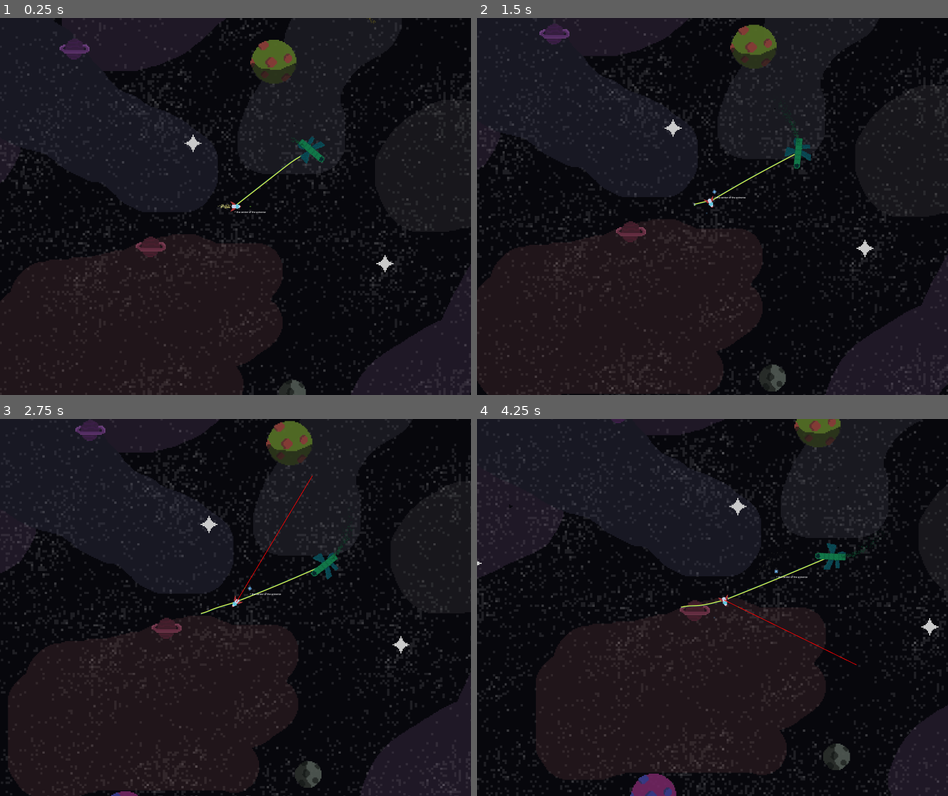
Above: before the commit, frames 1-4 (two rows, left to right).
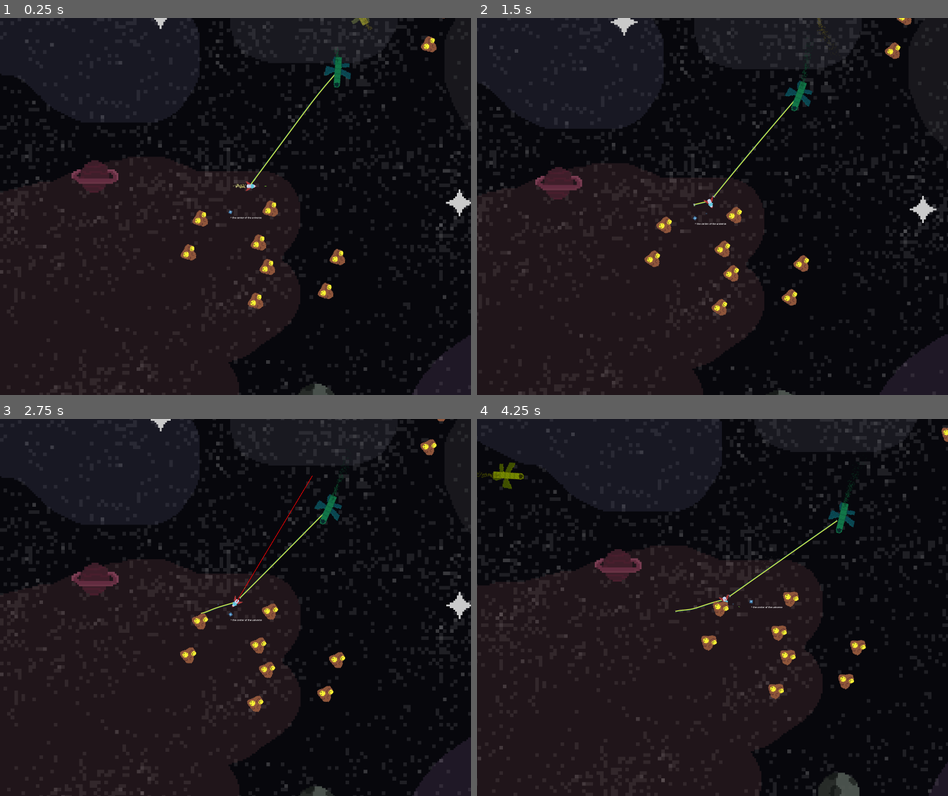
Above: after the commit, the same moments.

Repository: Bromeon/LudumDare54
Game: Godot game, scene res://Scenes/Main/Main.tscn
Two runs of this game, one before a commit and one after it. Both use one fixed random seed, a clock stepped at 60 frames per second and the inputs below. The engine's default icon, where the game draws it, is replaced by a stand-in: a white triangle on a blue panel in a dark square.
Inputs (mouse positions are in pixels of both pictures, inside the frame that each line leads up to):
- Up to frame 1 (0.25 s): no input
- Up to frame 2 (1.5 s): move the mouse to (816, 187) at 0.52 s; hold D (Right) 0.53-1.28 s; hold Right mouse button (ShootLaser) 0.53-1.28 s; move the mouse to (618, 225) at 1.27 s; hold Ctrl (Brake) from 1.28 s (still down); tap Space (ShootTether) at 1.35 s
- Up to frame 3 (2.75 s): move the mouse to (282, 524) at 2.02 s; release Ctrl (Brake) at 2.03 s; hold D (Right) from 2.03 s (still down); hold Right mouse button (ShootLaser) from 2.03 s (still down)
- Up to frame 4 (4.25 s): move the mouse to (688, 682) at 2.77 s; release D (Right) at 2.78 s; release Right mouse button (ShootLaser) at 2.78 s; hold W (Up) 2.78-3.53 s; tap Space (ShootTether) at 2.85 s; move the mouse to (853, 664) at 3.52 s; hold A (Left) from 3.53 s (still down); hold Right mouse button (ShootLaser) from 3.53 s (still down)

The runs differ from the first frame. In frame 1, 20% of the frame differs, in the area x 0-100%, y 0-100%; in frame 2, 18%; in frame 3, 19%; in frame 4, 27%.

Commit message:
LD2: placing paths & mining spots

Diff:
--- a/Scenes/Main/Main.tscn
+++ b/Scenes/Main/Main.tscn
@@ -8,12 +8,10 @@
 [ext_resource type="PackedScene" uid="uid://bk47qpmiqsfv5" path="res://Scenes/SupplyShip/SupplyShip.tscn" id="4_6dkld"]
 [ext_resource type="Curve2D" uid="uid://ddcukk4djcpb8" path="res://Scenes/Universe/Paths/Path1.tres" id="5_kkofb"]
 [ext_resource type="Curve2D" uid="uid://bjwvxslxdup66" path="res://Scenes/Universe/Paths/Path2.tres" id="6_rjk23"]
-[ext_resource type="Texture2D" uid="uid://cq7rs1xmf34tu" path="res://Assets/Sprites/Aim.png" id="6_txt7n"]
 [ext_resource type="Curve2D" uid="uid://cpyrsyofnhv3w" path="res://Scenes/Universe/Paths/Path3.tres" id="7_t62cn"]
 [ext_resource type="Curve2D" uid="uid://bg4ovmglkq2kl" path="res://Scenes/Universe/Paths/Path4.tres" id="8_b64bo"]
 [ext_resource type="PackedScene" uid="uid://d1fv40ekxbg68" path="res://Scenes/PlayerShip/PlayerShip.tscn" id="8_tj2rl"]
-
-[sub_resource type="ShaderMaterial" id="ShaderMaterial_7f26y"]
+[ext_resource type="PackedScene" uid="uid://c4rgrpq3etg1w" path="res://Scenes/MiningSpot/MiningSpot.tscn" id="13_3leab"]
 
 [sub_resource type="Curve2D" id="Curve2D_hkf7s"]
 _data = {
@@ -23,37 +21,68 @@
 
 [sub_resource type="Curve2D" id="Curve2D_iyvpy"]
 _data = {
-"points": PackedVector2Array(526.415, -127.437, -526.415, 127.437, 1496, 235, 492.496, 102.629, -492.496, -102.629, 430, 439, 28.541, 694.497, -28.541, -694.497, -450, -792, -799.62, 399.595, 799.62, -399.595, 629, -3543, -688.393, 863.008, 688.393, -863.008, 7052, -4282, 755.482, 413.377, -755.482, -413.377, 7375, -7552, 1341.54, -1050.66, -1341.54, 1050.66, 4503, -7146, -7.55099, -732.447, 7.55099, 732.447, 2443, -4823, -117.466, -469.864, 117.466, 469.864, 3477, -1986, 224.253, -266.968, -224.253, 266.968, 3219, -787, 113.871, -71.9187, -113.871, 71.9187, 2228, -13, 0, 0, 0, 0, 1496, 235)
+"points": PackedVector2Array(526.415, -127.437, -526.415, 127.437, 1618, -221, 492.496, 102.629, -492.496, -102.629, 464, -279, 28.541, 694.497, -28.541, -694.497, -610, -1492, -799.62, 399.595, 799.62, -399.595, 629, -3543, -688.393, 863.008, 688.393, -863.008, 6783, -4482, 653.888, 667.361, -653.888, -667.361, 6885, -6907, 1341.54, -1050.66, -1341.54, 1050.66, 4503, -7146, -7.55099, -732.447, 7.55099, 732.447, 2443, -4823, -117.466, -469.864, 117.466, 469.864, 3477, -1986, 224.253, -266.968, -224.253, 266.968, 3219, -787, 113.871, -71.9187, -113.871, 71.9187, 2626, -509, 0, 0, 0, 0, 1618, -223, 0, 0, 0, 0, 1618, -221)
+}
+point_count = 13
+
+[sub_resource type="Curve2D" id="Curve2D_tcef8"]
+_data = {
+"points": PackedVector2Array(526.415, -127.437, -526.415, 127.437, 1496, 235, 492.496, 102.629, -492.496, -102.629, 430, 439, 28.541, 694.497, -28.541, -694.497, -450, -792, -799.62, 399.595, 799.62, -399.595, 629, -3543, -688.393, 863.008, 688.393, -863.008, 7052, -4282, 755.482, 413.377, -755.482, -413.377, 6585.05, -7492.96, 1341.54, -1050.66, -1341.54, 1050.66, 4503, -7146, -7.55099, -732.447, 7.55099, 732.447, 2443, -4823, -117.466, -469.864, 117.466, 469.864, 3477, -1986, 224.253, -266.968, -224.253, 266.968, 3219, -787, 113.871, -71.9187, -113.871, 71.9187, 2228, -13, 0, 0, 0, 0, 1496, 235)
 }
 point_count = 12
 
-[sub_resource type="Curve2D" id="Curve2D_tcef8"]
-_data = {
-"points": PackedVector2Array(526.415, -127.437, -526.415, 127.437, 1496, 235, 492.496, 102.629, -492.496, -102.629, 430, 439, 28.541, 694.497, -28.541, -694.497, -450, -792, -799.62, 399.595, 799.62, -399.595, 629, -3543, -688.393, 863.008, 688.393, -863.008, 7052, -4282, 755.482, 413.377, -755.482, -413.377, 7375, -7552, 1341.54, -1050.66, -1341.54, 1050.66, 4503, -7146, -7.55099, -732.447, 7.55099, 732.447, 2443, -4823, -117.466, -469.864, 117.466, 469.864, 3477, -1986, 224.253, -266.968, -224.253, 266.968, 3219, -787, 113.871, -71.9187, -113.871, 71.9187, 2228, -13, 0, 0, 0, 0, 1496, 235)
-}
-point_count = 12
-
 [sub_resource type="Curve2D" id="Curve2D_lkgte"]
 _data = {
-"points": PackedVector2Array(-111, 177, 111, -177, -239, -263, -113, 22, 113, -22, -319, -847, 0, 0, 0, 0, 92, -851, -146, -76, 146, 76, 1181, -593, 288.841, -258.246, -288.841, 258.246,  …(143 unchanged characters)…
+"points": PackedVector2Array(-111, 177, 111, -177, -239, -263, -113, 22, 113, -22, -319, -847, 0, 0, 0, 0, 92, -851, 0, 0, 0, 0, 578.061, -773.724, -146, -76, 146, 76, 1181, -593, 0, 0, 0, 0, 1090.41, -334.875, 288.841, -258.246, -288.841, 258.246,  …(143 unchanged characters)…
+}
+point_count = 11
+
+[sub_resource type="Curve2D" id="Curve2D_1kdb4"]
+_data = {
+"points": PackedVector2Array(-111, 177, 111, -177, -239, -263, -148.919, 156.695, 148.919, -156.695, -319, -847, 0, 0, 0, 0, 376, -829, -28.4014, -165.09, 28.4014, 165.09, 942, -497, 100.388, -118.429, -100.388, 118.429, 403, -155, 195.797, -28.9797, -195.797, 28.9797, 457, 339, 441, -16, -441, 16, -219, 396, 0, 0, 0, 0, -385, -17, -72.3065, 121.007, 72.3065, -121.007, -239, -263)
 }
 point_count = 9
 
-[sub_resource type="Curve2D" id="Curve2D_x4e4n"]
+[sub_resource type="Curve2D" id="Curve2D_irqfa"]
+_data = {
+"points": PackedVector2Array(-111, 177, 111, -177, -239, -263, -148.919, 156.695, 148.919, -156.695, -319, -847, 0, 0, 0, 0, 376, -829, -28.4014, -165.09, 28.4014, 165.09, 942, -497, 0, 0, 0, 0, 695.16, -272.705, 100.388, -118.429, -100.388, 118.429, 403, -155, 195.797, -28.9797, -195.797, 28.9797, 457, 339, 441, -16, -441, 16, -219, 396, 0, 0, 0, 0, -385, -17, -72.3065, 121.007, 72.3065, -121.007, -239, -263)
+}
+point_count = 10
+
+[sub_resource type="Curve2D" id="Curve2D_jx6ov"]
 _data = {
 "points": PackedVector2Array(-111, 177, 111, -177, -239, -263, -148.919, 156.695, 148.919, -156.695, -319, -847, 0, 0,  …(264 unchanged characters)…
 }
 point_count = 9
+
+[sub_resource type="Curve2D" id="Curve2D_2m1a7"]
+_data = {
+"points": PackedVector2Array(-111, 177, 111, -177, -239, -263, -148.919, 156.695, 148.919, -156.695, -319, -847, 0, 0, 0, 0, 376, -829, -28.4014, -165.09, 28.4014, 165.09, 942, -497, 100.388, -118.429, -100.388, 118.429, 627, -163, 195.797, -28.9797, -195.797, 28.9797, 813, 579, 441, -16, -441, 16, -219, 396, 260.215, 141.421, -260.215, -141.421, -911, 370, -141.421, 181.019, 141.421, -181.019, -916, -145, -72.3065, 121.007, 72.3065, -121.007, -239, -263)
+}
+point_count = 10
+
+[sub_resource type="Curve2D" id="Curve2D_1vr4f"]
+_data = {
+"points": PackedVector2Array(-111, 177, 111, -177, -239, -263, -148.919, 156.695, 148.919, -156.695, -319, -847, 0, 0, 0, 0, 376, -829, -28.4014, -165.09, 28.4014, 165.09, 942, -497, 100.388, -118.429, -100.388, 118.429, 627, -163, 195.797, -28.9797, -195.797, 28.9797, 813, 579, 441, -16, -441, 16, -219, 396, 260.215, 141.421, -260.215, -141.421, -911, 370, -141.421, 181.019, 141.421, -181.019, -916, -145, -72.3065, 121.007, 72.3065, -121.007, -239, -263)
+}
+point_count = 10
+
+[sub_resource type="Curve2D" id="Curve2D_ujvim"]
+_data = {
+"points": PackedVector2Array(-111, 177, 111, -177, -239, -263, -148.919, 156.695, 148.919, -156.695, -319, -847, 0, 0, 0, 0, 376, -829, -28.4014, -165.09, 28.4014, 165.09, 942, -497, 100.388, -118.429, -100.388, 118.429, 627, -163, 195.797, -28.9797, -195.797, 28.9797, 813, 579, 441, -16, -441, 16, -219, 396, 260.215, 141.421, -260.215, -141.421, -911, 370, -141.421, 181.019, 141.421, -181.019, -916, -145, -72.3065, 121.007, 72.3065, -121.007, -239, -263)
+}
+point_count = 10
 
 [node name="Main" type="Node"]
 script = ExtResource("1_2w541")
 
 [node name="Background" parent="." instance=ExtResource("1_vmh7m")]
 unique_name_in_owner = true
-offset_left = -4606.0
-offset_top = -3952.0
-offset_right = 3254.0
-offset_bottom = 4228.0
+offset_left = -7208.0
+offset_top = -6826.0
+offset_right = 1291.0
+offset_bottom = 1993.0
+scale = Vector2(1.41709, 1.41709)
 
 [node name="2DRoot" type="Node2D" parent="."]
 script = ExtResource("2_vx87s")
@@ -83,22 +112,6 @@
 scale = Vector2(0.1, 0.1)
 texture = ExtResource("2_kqnnd")
 
-[node name="TextureRect" type="TextureRect" parent="2DRoot"]
-visible = false
-material = SubResource("ShaderMaterial_7f26y")
-offset_left = -2730.0
-offset_top = -3802.0
-offset_right = -2690.0
-offset_bottom = -3762.0
-scale = Vector2(39.8215, 31.9343)
-texture = ExtResource("6_txt7n")
-
-[node name="ColorRect" type="ColorRect" parent="2DRoot/TextureRect"]
-layout_mode = 0
-offset_right = 40.0
-offset_bottom = 40.0
-color = Color(0.188235, 0, 0.313726, 1)
-
 [node name="SupplyPaths" type="Node2D" parent="2DRoot"]
 
 [node name="Supply1" parent="2DRoot/SupplyPaths" instance=ExtResource("4_6dkld")]
@@ -106,9 +119,10 @@
 curve = ExtResource("5_kkofb")
 color = Color(0.141176, 0.533333, 0.933333, 1)
 effect_radius = 200.0
-speed = 15.0
+speed = 100.0
 
 [node name="Supply2" parent="2DRoot/SupplyPaths" instance=ExtResource("4_6dkld")]
+position = Vector2(66, -96)
 curve = ExtResource("6_rjk23")
 color = Color(0.109804, 0.662745, 0.388235, 1)
 effect_radius = 250.0
@@ -119,25 +133,28 @@
 curve = ExtResource("7_t62cn")
 color = Color(0.827451, 0.752941, 0.247059, 1)
 effect_radius = 250.0
-speed = 300.0
+speed = 100.0
 
 [node name="Supply4" parent="2DRoot/SupplyPaths" instance=ExtResource("4_6dkld")]
 position = Vector2(-2170, 2370)
 curve = ExtResource("8_b64bo")
 color = Color(0.556863, 0.211765, 0.505882, 1)
 effect_radius = 400.0
-speed = 40.0
+speed = 100.0
 
 [node name="Supply5" parent="2DRoot/SupplyPaths" instance=ExtResource("4_6dkld")]
 position = Vector2(1409, 1712)
 curve = SubResource("Curve2D_hkf7s")
+color = Color(0, 0.952941, 0.878431, 1)
+effect_radius = 500.0
+speed = 100.0
 
 [node name="Rocket1" parent="2DRoot/SupplyPaths" instance=ExtResource("4_6dkld")]
 position = Vector2(-3267, 4277)
 curve = SubResource("Curve2D_iyvpy")
 color = Color(1, 0, 0, 1)
 effect_radius = 500.0
-speed = 1000.0
+speed = 500.0
 
 [node name="Rocket2" parent="2DRoot/SupplyPaths" instance=ExtResource("4_6dkld")]
 position = Vector2(-3753, -2658)
@@ -145,15 +162,265 @@
 curve = SubResource("Curve2D_tcef8")
 color = Color(1, 0, 0, 1)
 effect_radius = 500.0
-speed = 1000.0
-
-[node name="SupplyShip" parent="2DRoot/SupplyPaths" instance=ExtResource("4_6dkld")]
-position = Vector2(3264, -2619)
+speed = 500.0
+
+[node name="Supply6" parent="2DRoot/SupplyPaths" instance=ExtResource("4_6dkld")]
+position = Vector2(3353, -1068)
+rotation = -2.21333
 curve = SubResource("Curve2D_lkgte")
-
-[node name="SupplyShip2" parent="2DRoot/SupplyPaths" instance=ExtResource("4_6dkld")]
-position = Vector2(-3770, -2907)
-curve = SubResource("Curve2D_x4e4n")
+color = Color(1, 0.509804, 0.219608, 1)
+effect_radius = 500.0
+speed = 500.0
+
+[node name="Supply7" parent="2DRoot/SupplyPaths" instance=ExtResource("4_6dkld")]
+position = Vector2(-2575, -2877)
+curve = SubResource("Curve2D_1kdb4")
+color = Color(0.717647, 0.752941, 0, 1)
+effect_radius = 500.0
+speed = 100.0
+
+[node name="Supply8" parent="2DRoot/SupplyPaths" instance=ExtResource("4_6dkld")]
+position = Vector2(-3804, 1346)
+rotation = 1.50334
+curve = SubResource("Curve2D_irqfa")
+color = Color(0.717647, 0.752941, 0, 1)
+effect_radius = 500.0
+speed = 100.0
+
+[node name="Supply9" parent="2DRoot/SupplyPaths" instance=ExtResource("4_6dkld")]
+position = Vector2(-3769, -558)
+curve = SubResource("Curve2D_jx6ov")
+color = Color(0.717647, 0.752941, 0, 1)
+effect_radius = 500.0
+speed = 100.0
+
+[node name="Supply10" parent="2DRoot/SupplyPaths" instance=ExtResource("4_6dkld")]
+position = Vector2(-1210, -634)
+curve = SubResource("Curve2D_2m1a7")
+color = Color(0.717647, 0.752941, 0, 1)
+effect_radius = 500.0
+speed = 100.0
+
+[node name="Supply11" parent="2DRoot/SupplyPaths" instance=ExtResource("4_6dkld")]
+position = Vector2(3337, 2699)
+curve = SubResource("Curve2D_1vr4f")
+color = Color(0.717647, 0.752941, 0, 1)
+effect_radius = 500.0
+speed = 100.0
+
+[node name="Supply12" parent="2DRoot/SupplyPaths" instance=ExtResource("4_6dkld")]
+position = Vector2(1311, 4050)
+curve = SubResource("Curve2D_ujvim")
+color = Color(0.717647, 0.752941, 0, 1)
+effect_radius = 500.0
+speed = 100.0
+
+[node name="Supply13" parent="2DRoot/SupplyPaths" instance=ExtResource("4_6dkld")]
+position = Vector2(-3362, 3972)
+curve = SubResource("Curve2D_ujvim")
+color = Color(0.717647, 0.752941, 0, 1)
+effect_radius = 500.0
+speed = 100.0
+
+[node name="Supply14" parent="2DRoot/SupplyPaths" instance=ExtResource("4_6dkld")]
+position = Vector2(1893, -3658)
+rotation = -3.03633
+curve = SubResource("Curve2D_lkgte")
+color = Color(1, 0.509804, 0.219608, 1)
+effect_radius = 500.0
+speed = 500.0
 
 [node name="PlayerShip" parent="2DRoot" instance=ExtResource("8_tj2rl")]
 MAX_TETHER_LENGTH = 1000.0
+
+[node name="MiningSpot" parent="." instance=ExtResource("13_3leab")]
+position = Vector2(194, 204)
+
+[node name="MiningSpot2" parent="." instance=ExtResource("13_3leab")]
+position = Vector2(650, 533)
+
+[node name="MiningSpot3" parent="." instance=ExtResource("13_3leab")]
+position = Vector2(-282, 271)
+
+[node name="MiningSpot4" parent="." instance=ExtResource("13_3leab")]
+position = Vector2(174, 600)
+
+[node name="MiningSpot5" parent="." instance=ExtResource("13_3leab")]
+position = Vector2(3253, 2186)
+
+[node name="MiningSpot6" parent="." instance=ExtResource("13_3leab")]
+position = Vector2(3709, 2515)
+
+[node name="MiningSpot7" parent="." instance=ExtResource("13_3leab")]
+position = Vector2(2777, 2253)
+
+[node name="MiningSpot8" parent="." instance=ExtResource("13_3leab")]
+position = Vector2(3233, 2582)
+
+[node name="MiningSpot9" parent="." instance=ExtResource("13_3leab")]
+position = Vector2(-3177, 4141)
+
+[node name="MiningSpot10" parent="." instance=ExtResource("13_3leab")]
+position = Vector2(-2721, 4470)
+
+[node name="MiningSpot11" parent="." instance=ExtResource("13_3leab")]
+position = Vector2(-3653, 4208)
+
+[node name="MiningSpot12" parent="." instance=ExtResource("13_3leab")]
+position = Vector2(-3197, 4537)
+
+[node name="MiningSpot13" parent="." instance=ExtResource("13_3leab")]
+position = Vector2(-4035, -1701)
+
+[node name="MiningSpot14" parent="." instance=ExtResource("13_3leab")]
+position = Vector2(-3579, -1372)
+
+[node name="MiningSpot15" parent="." instance=ExtResource("13_3leab")]
+position = Vector2(-4511, -1634)
+
+[node name="MiningSpot16" parent="." instance=ExtResource("13_3leab")]
+position = Vector2(-4055, -1305)
+
+[node name="MiningSpot17" parent="." instance=ExtResource("13_3leab")]
+position = Vector2(1371, -1538)
+
+[node name="MiningSpot18" parent="." instance=ExtResource("13_3leab")]
+position = Vector2(1827, -1209)
+
+[node name="MiningSpot19" parent="." instance=ExtResource("13_3leab")]
+position = Vector2(895, -1471)
+
+[node name="MiningSpot20" parent="." instance=ExtResource("13_3leab")]
+position = Vector2(1351, -1142)
+
+[node name="MiningSpot21" parent="." instance=ExtResource("13_3leab")]
+position = Vector2(3730, -1302)
+
+[node name="MiningSpot22" parent="." instance=ExtResource("13_3leab")]
+position = Vector2(4186, -973)
+
+[node name="MiningSpot23" parent="." instance=ExtResource("13_3leab")]
+position = Vector2(3254, -1235)
+
+[node name="MiningSpot24" parent="." instance=ExtResource("13_3leab")]
+position = Vector2(3710, -906)
+
+[node name="MiningSpot25" parent="." instance=ExtResource("13_3leab")]
+position = Vector2(-2000, 2399)
+
+[node name="MiningSpot26" parent="." instance=ExtResource("13_3leab")]
+position = Vector2(-1544, 2728)
+
+[node name="MiningSpot27" parent="." instance=ExtResource("13_3leab")]
+position = Vector2(-2476, 2466)
+
+[node name="MiningSpot28" parent="." instance=ExtResource("13_3leab")]
+position = Vector2(-2020, 2795)
+
+[node name="MiningSpot29" parent="." instance=ExtResource("13_3leab")]
+position = Vector2(-2858, -3443)
+
+[node name="MiningSpot30" parent="." instance=ExtResource("13_3leab")]
+position = Vector2(-2402, -3114)
+
+[node name="MiningSpot31" parent="." instance=ExtResource("13_3leab")]
+position = Vector2(-3334, -3376)
+
+[node name="MiningSpot32" parent="." instance=ExtResource("13_3leab")]
+position = Vector2(-2878, -3047)
+
+[node name="MiningSpot33" parent="." instance=ExtResource("13_3leab")]
+position = Vector2(274, -26)
+
+[node name="MiningSpot34" parent="." instance=ExtResource("13_3leab")]
+position = Vector2(730, 303)
+
+[node name="MiningSpot35" parent="." instance=ExtResource("13_3leab")]
+position = Vector2(-202, 41)
+
+[node name="MiningSpot36" parent="." instance=ExtResource("13_3leab")]
+position = Vector2(254, 370)
+
+[node name="MiningSpot37" parent="." instance=ExtResource("13_3leab")]
+position = Vector2(3333, 1956)
+
+[node name="MiningSpot38" parent="." instance=ExtResource("13_3leab")]
+position = Vector2(3789, 2285)
+
+[node name="MiningSpot39" parent="." instance=ExtResource("13_3leab")]
+position = Vector2(2857, 2023)
+
+[node name="MiningSpot40" parent="." instance=ExtResource("13_3leab")]
+position = Vector2(3313, 2352)
+
+[node name="MiningSpot41" parent="." instance=ExtResource("13_3leab")]
+position = Vector2(-3097, 3911)
+
+[node name="MiningSpot42" parent="." instance=ExtResource("13_3leab")]
+position = Vector2(-2641, 4240)
+
+[node name="MiningSpot43" parent="." instance=ExtResource("13_3leab")]
+position = Vector2(-3573, 3978)
+
+[node name="MiningSpot44" parent="." instance=ExtResource("13_3leab")]
+position = Vector2(-3117, 4307)
+
+[node name="MiningSpot45" parent="." instance=ExtResource("13_3leab")]
+position = Vector2(-3955, -1931)
+
+[node name="MiningSpot46" parent="." instance=ExtResource("13_3leab")]
+position = Vector2(-3499, -1602)
+
+[node name="MiningSpot47" parent="." instance=ExtResource("13_3leab")]
+position = Vector2(-4431, -1864)
+
+[node name="MiningSpot48" parent="." instance=ExtResource("13_3leab")]
+position = Vector2(-3975, -1535)
+
+[node name="MiningSpot49" parent="." instance=ExtResource("13_3leab")]
+position = Vector2(1451, -1768)
+
+[node name="MiningSpot50" parent="." instance=ExtResource("13_3leab")]
+position = Vector2(1907, -1439)
+
+[node name="MiningSpot51" parent="." instance=ExtResource("13_3leab")]
+position = Vector2(975, -1701)
+
+[node name="MiningSpot52" parent="." instance=ExtResource("13_3leab")]
+position = Vector2(1431, -1372)
+
+[node name="MiningSpot53" parent="." instance=ExtResource("13_3leab")]
+position = Vector2(3810, -1532)
+
+[node name="MiningSpot54" parent="." instance=ExtResource("13_3leab")]
+position = Vector2(4266, -1203)
+
+[node name="MiningSpot55" parent="." instance=ExtResource("13_3leab")]
+position = Vector2(3334, -1465)
+
+[node name="MiningSpot56" parent="." instance=ExtResource("13_3leab")]
+position = Vector2(3790, -1136)
+
+[node name="MiningSpot57" parent="." instance=ExtResource("13_3leab")]
+position = Vector2(-1920, 2169)
+
+[node name="MiningSpot58" parent="." instance=ExtResource("13_3leab")]
+position = Vector2(-1464, 2498)
+
+[node name="MiningSpot59" parent="." instance=ExtResource("13_3leab")]
+position = Vector2(-2396, 2236)
+
+[node name="MiningSpot60" parent="." instance=ExtResource("13_3leab")]
+position = Vector2(-1940, 2565)
+
+[node name="MiningSpot61" parent="." instance=ExtResource("13_3leab")]
+position = Vector2(-2778, -3673)
+
+[node name="MiningSpot62" parent="." instance=ExtResource("13_3leab")]
+position = Vector2(-2322, -3344)
+
+[node name="MiningSpot63" parent="." instance=ExtResource("13_3leab")]
+position = Vector2(-3254, -3606)
+
+[node name="MiningSpot64" parent="." instance=ExtResource("13_3leab")]
+position = Vector2(-2798, -3277)
--- a/Scenes/Universe/Background.tscn
+++ b/Scenes/Universe/Background.tscn
@@ -13,7 +13,7 @@
 shader_parameter/nebulaSpeed = 0.004
 shader_parameter/starsSpeed = 0.008
 shader_parameter/planetsSpeed = 0.006
-shader_parameter/zoom = 1.56
+shader_parameter/zoom = 1.515
 shader_parameter/brightness = 1.0
 shader_parameter/offset = Vector2(0, 0)
 shader_parameter/backgroundTex = ExtResource("2_n70vx")
--- a/Scenes/Universe/Paths/Path1.tres
+++ b/Scenes/Universe/Paths/Path1.tres
@@ -2,6 +2,6 @@
 
 [resource]
 _data = {
-"points": PackedVector2Array(35.9188, 156.022, -35.9188, -15 …(288 unchanged characters)… -566.883, -541.875, 566.883, 724, 1119, 0, 0, 0, 0, -345.161, 1460.51, 269.641, 265.824, - …(80 unchanged characters)…
+"points": PackedVector2Array(35.9188, 156.022, -35.9188, -15 …(288 unchanged characters)… -566.883, -541.875, 566.883, 724, 1119, 211.023, 26.9391, -211.023, -26.9391, -345.161, 1460.51, 269.641, 265.824, - …(80 unchanged characters)…
 }
 point_count = 11
--- a/Scenes/Universe/Paths/Path2.tres
+++ b/Scenes/Universe/Paths/Path2.tres
@@ -2,6 +2,6 @@
 
 [resource]
 _data = {
-"points": PackedVector2Array(87.552, -56.1231, -87.552, 56.1231, 463, -128, 147.043, -84.1847, -147.043, 84.1847, 213, -57, 126.838, -2.24492, -126.838, 2.24492, 150, 459, 135.818, 140.308, -135.818, -140.308, -341, 269, -23.5717, 148.165, 23.5717, -148.165, -509, -167, -122.348, 1.12246, 122.348, -1.12246, 88, -466, -42.6536, -96.5317, 42.6536, 96.5317, 550, -343, 85.7714, -54.6583, -85.7714, 54.6583, 463, -128)
+"points": PackedVector2Array(87.552, -56.1231, -87.552, 56.1231, 463, -128, 27.1784, -323.914, -27.1784, 323.914, -72, 339, 528.384, -499.683, -528.384, 499.683, 587, 1107, 27.9399, 212.227, -27.9399, -212.227, -935, 861, -47.9458, 197.777, 47.9458, -197.777, -516, 226, -23.5717, 148.165, 23.5717, -148.165, -869, -248, -155.824, 143.837, 155.824, -143.837, -641, -1045, -224.233, 1.12246, 224.233, -1.12246, 288, -1141, -23.9729, -185.79, 23.9729, 185.79, 659, -901, -42.6536, -192.423, 42.6536, 192.423, 550, -343, 85.7714, -54.6583, -85.7714, 54.6583, 463, -128)
 }
-point_count = 8
+point_count = 11
Not shown: 1 places in Scenes/Main/Main.tscn that only renumber resources
Not shown: 1 places in Scenes/PlayerShip/Tether.tscn that only renumber resources
